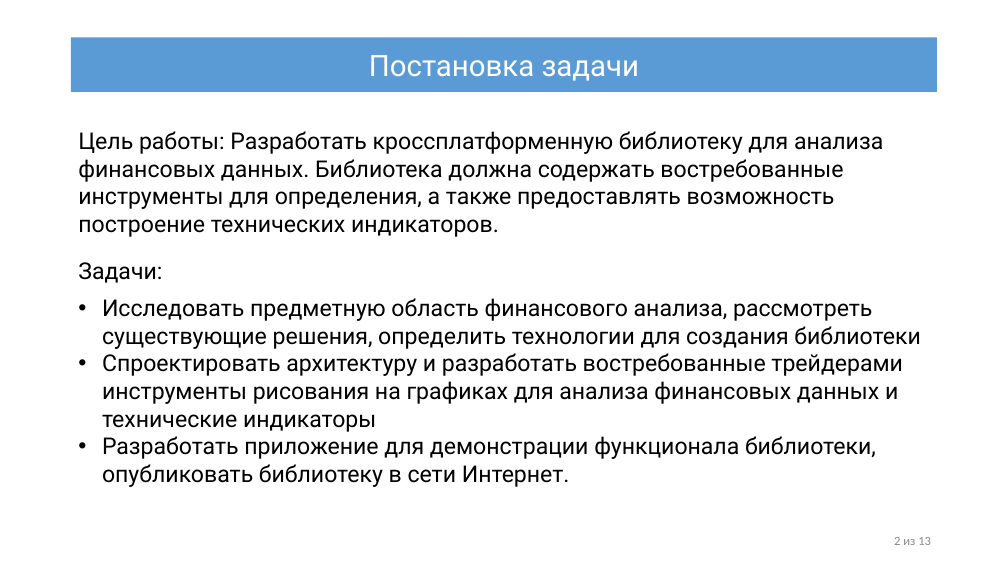
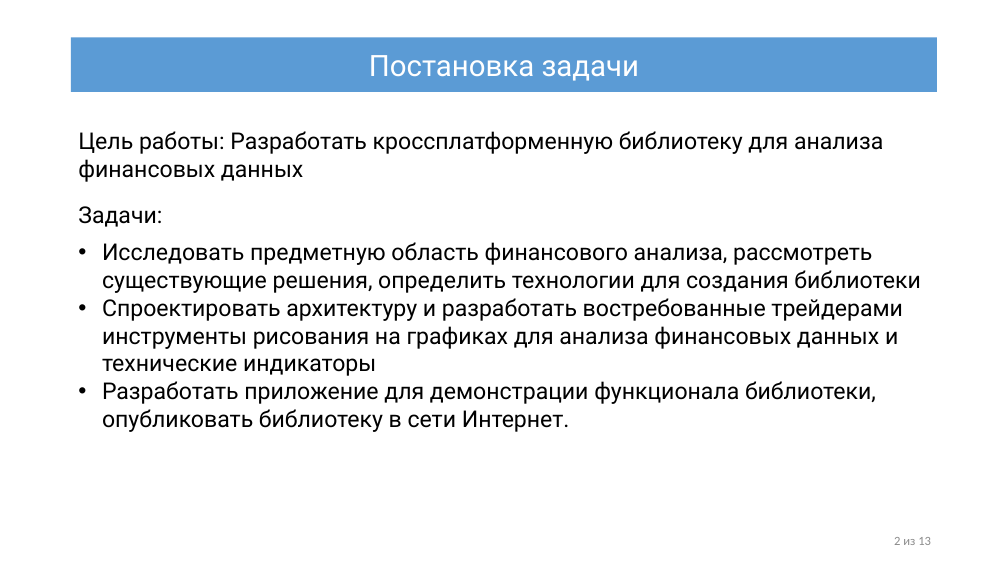
Before and after one commit to IliiaDenisov/masters-thesis, a slide deck: slide 2 of src/Презентация диплома.pptx. Drawn at 1008x567 pixels with LibreOffice and Linux fonts; fonts in the diff are those of the drawing. Boxes give left, top, right and bottom in pixels: in the first picture for what was removed or moved away, otherwise in the second. Text is boxed around its words. In the diff, an @@ line names an element or a change of style, - is before the commit and + after.

Commit message:
Сократил цель работы

```diff
--- a/src/Презентация диплома.pptx
+++ b/src/Презентация диплома.pptx
@@ text at (78, 131, 883, 182): text changed @@
-Цель работы: Разработать кроссплатформенную библиотеку для анализа финансовых данных. Библиотека должна содержать востребованные инструменты для определения, а также предоставлять возможность построение технических индикаторов.
+Цель работы: Разработать кроссплатформенную библиотеку для анализа финансовых данных
```
